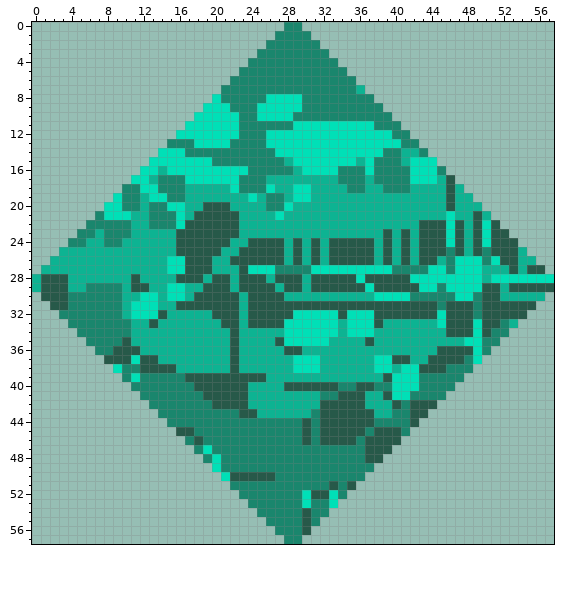
Pixel-art sprite -- data/texture/losange_01.png. Above: the version before the commit.
The file is 64x64 pixels. The old version is drawn lined up with the new one, on the new canvas.
Now the later version:
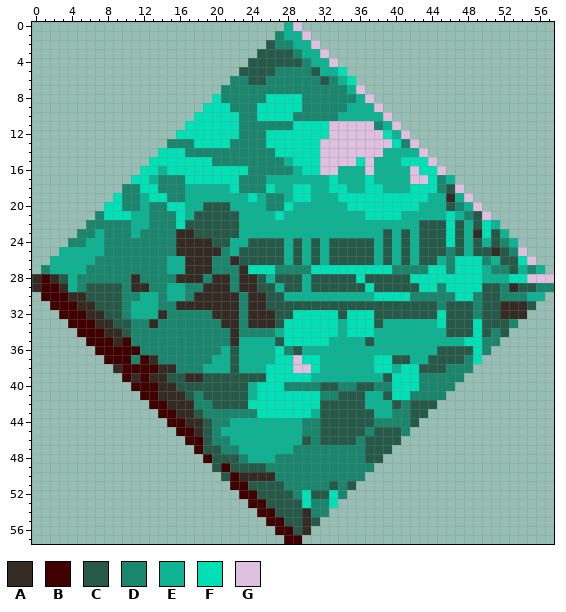
Palette (. is transparent): A #342c24  B #400000  C #275949  D #1a866d  E #0db392  F #00e0b7  G #e0c0e0
Change:
canvas 64x64 -> 58x58, the old top-left corner now at -3,-3 (the part of the old canvas that was cut away was empty and is not shown)
Changed rows in their new state; - is an unchanged pixel.
first column x 0:
 0 ----------------------------EG----------------------------
 1 ----------------------------EEG---------------------------
 2 --------------------------C--EEG--------------------------
 3 -------------------------CCCC-EEG-------------------------
 4 ------------------------CCCCCC-EEG------------------------
 5 -----------------------CCCC----CEEF-----------------------
 6 ------------------------CC------C-EF----------------------
 7 -----------------------------------EG---------------------
 8 ------------------------------------EG--------------------
 9 -----------------------------------EEEG-------------------
10 ----------------------------------EEEEEG------------------
11 ---------------------------------GGGGG-EG-----------------
12 ---------------------------------GGGGGG-EG----------------
13 --------------------------------GGGGGGGG--G---------------
14 --------------------------------GGGGGGGEE--G--------------
15 --------------------------------GGGGFGEEEF--G-------------
16 --------------------------------GGEEEGEEEEG--G------------
17 ---------------------------------FEEEFEEEEGG-DE-----------
18 ---------------------------------FFEEFFEEEFFFD-G----------
19 ----------------------------------FFFFFFFFFF--A-G---------
20 -----------------------------------FFFFFFFF----D-G--------
21 -------------------------------------FFFF-------D-G-------
22 ---------------------------------------------------E------
23 ------------DDDDAA-------------------------------A--E-----
24 ----------DDDDDDAAAA------------------------------E-DE----
25 --------DDDDDDDDAAAAAD----------------------------CA-DG---
26 -------DDDDDDDDEEAAADDA----------------------------E--FG--
27 -D----DDDDDDDDDEEAAADDDA---------------------------DD--DE-
28 ABA--DDDDDDADDDDAAADAADAA--------------------------EE--GGG
29 ABBA-DCCCCDAADDEEDDAAADAA---------------------------DA--DD
30 -BBBAACCCCDDEEDEEDAAAAADAA--------------------------DDD---
31 --BBBAACCCDEEEDDAAAAAAADAA--------------------------AAA---
32 ---BBBAACCDEEEADDDDDAAADAAA-------------------------AAA---
33 ----BBBAACCDDADDDDDDDAADAAA-------------------------CD----
34 -----BBBAACDDDDDDDDDDDADDDD-------------------------C-----
35 ------BBBABDDDDDDDDDDDA-----------------------------------
36 -------BBBBBDDDDDDDDD------FD-----------------------------
37 --------BBBDBADDDDDD-------FFG----------------------------
38 ---------ABBBBAADDD-------FFFGG---------------------------
39 ----------BABAACCAA-------FFFFF---------------------------
40 -----------BBBAACC-------FFFDDDD--------------------------
41 ------------BBAAAC-------FFFFFFF--------------------------
42 -------------BBAAA------FFFFFFFF--------------------------
43 --------------BBAAC----DDFFFFFFE--------------------------
44 ---------------BBAAC--EEEEEEEED---------------------------
45 ----------------BBAC-EEEEEEEEED---------------------------
46 -----------------BBC--EEEEEEEE----------------------------
47 ------------------BCC--EEEEEE-----------------------------
48 -------------------BCCC-EEE-------------------------------
49 --------------------CBCCCC--------------------------------
50 ---------------------CBAAAA-------------------------------
51 ----------------------BBCCCC------------------------------
52 -----------------------BBCCCC-----------------------------
53 ------------------------BBCCCC----------------------------
54 -------------------------BBCCCA---------------------------
55 --------------------------BBCCAC--------------------------
56 ---------------------------BBCA---------------------------
57 ----------------------------BB----------------------------
